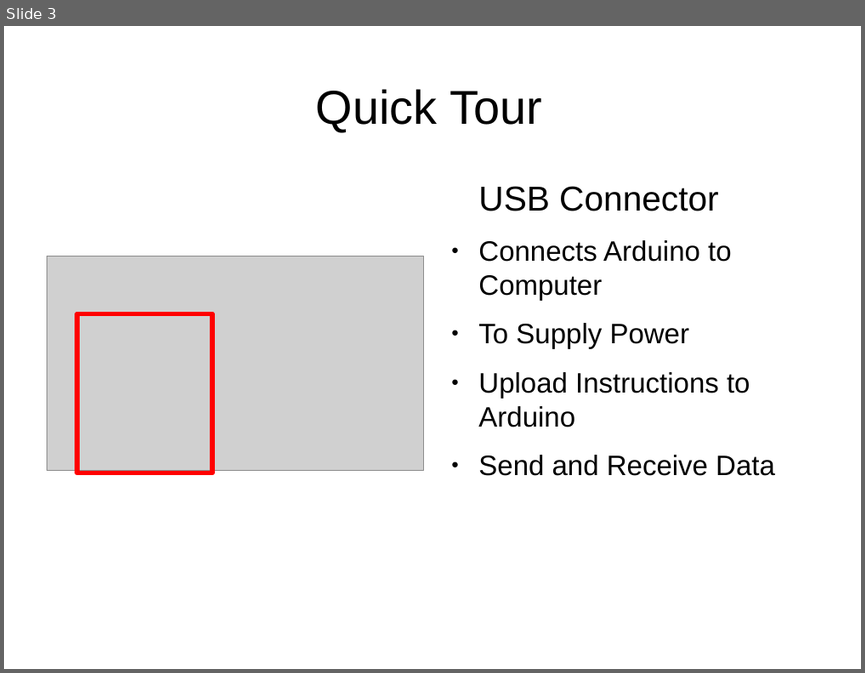
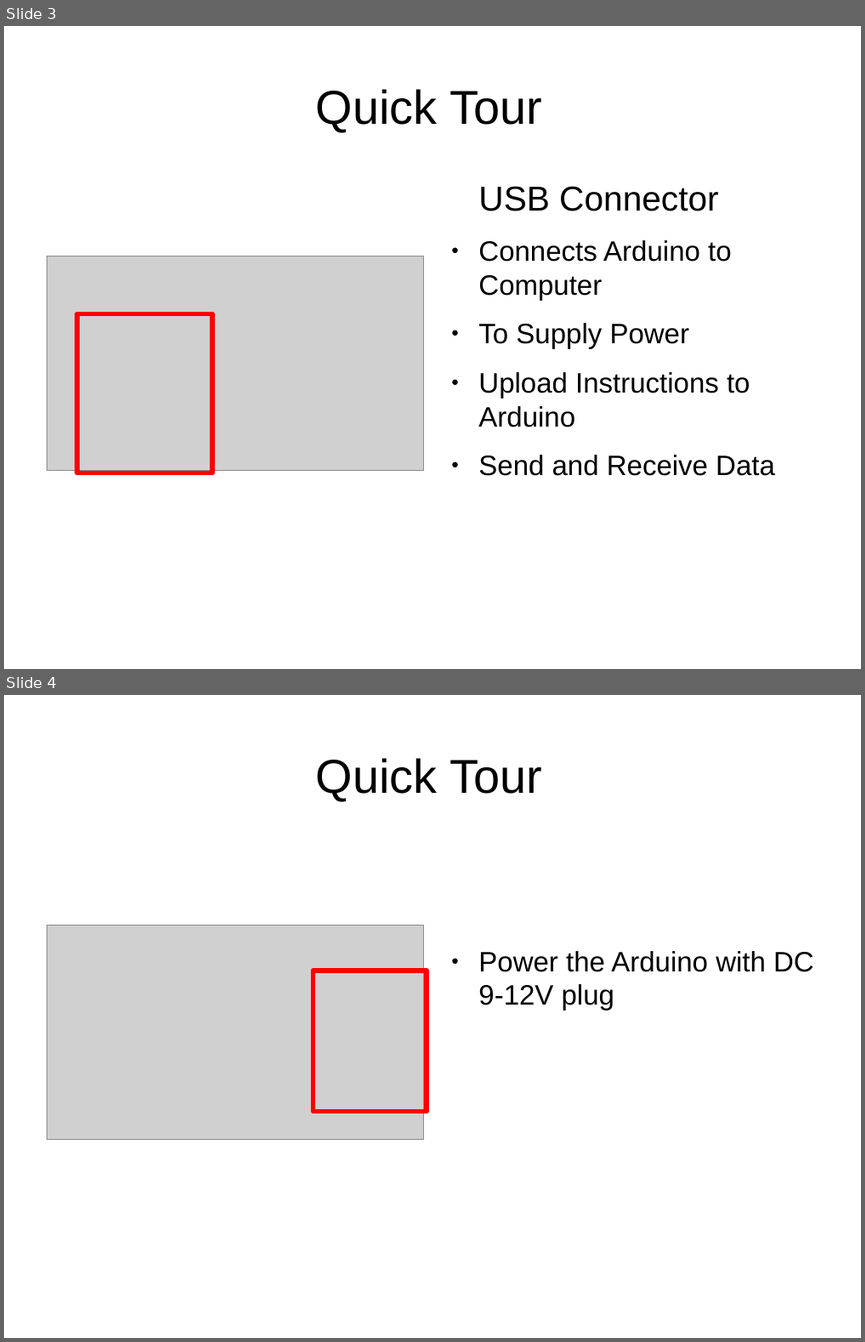
Before and after one commit to dhayanithivijayan/LearnIt, a slide deck: Arduino/Module_1.odp. Shown one above the other, each under a label of ours: slide 3 before the commit, slides 3 and 4 after it. The pictures are 865x673 and 865x1342 pixels, drawn with LibreOffice and Linux fonts; fonts in the diff are those of the drawing; grey boxes stand for pictures. Boxes give left, top, right and bottom in pixels: in the first picture for what was removed or moved away, otherwise in the second. Text is boxed around its words. In the diff, an @@ line names an element or a change of style, - is before the commit and + after.

Commit message:
added Quick Tour

```diff
--- a/Arduino/Module_1.odp
+++ b/Arduino/Module_1.odp
@@ slide 4 added at (x1=4, y1=695, x2=861, y2=1338), background #FFFFFF @@
@@ title added at (x1=316, y1=758, x2=542, y2=801), 44 pt, text #000000 @@
+Quick Tour
@@ picture added at (x1=46, y1=925, x2=423, y2=1138) @@
@@ rectangle added at (x1=313, y1=970, x2=426, y2=1111), outline #FF0000 4.51 pt @@
@@ text added at (x1=478, y1=951, x2=814, y2=1010), 26 pt, text #000000 @@
+● Power the Arduino with DC 9-12V plug
```
Also in this commit, not shown: 4 other slides added, 3 other files.
